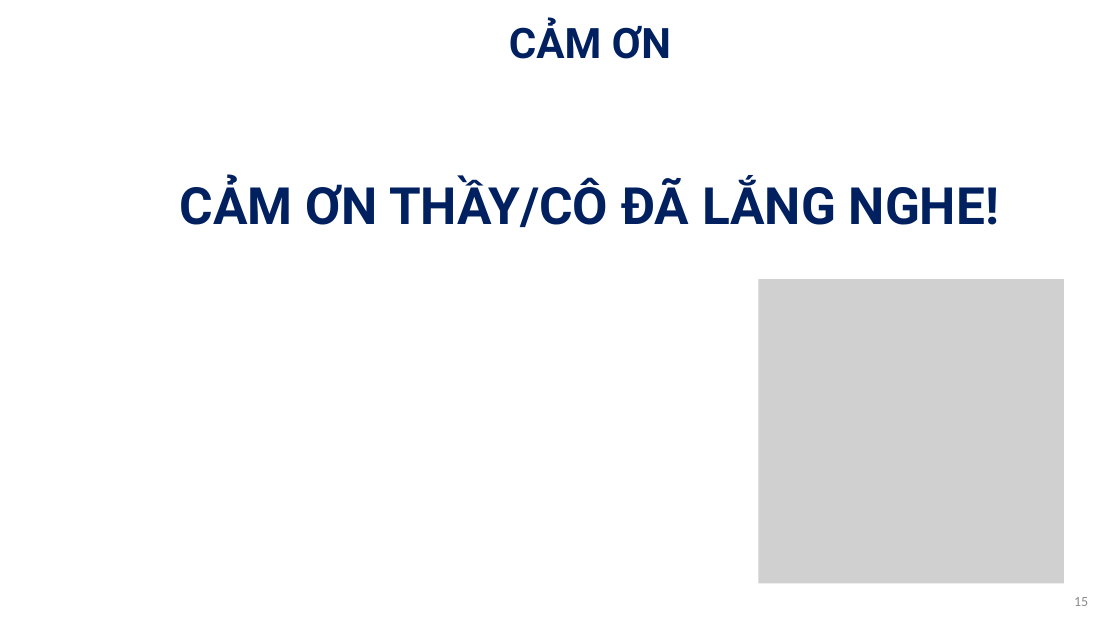
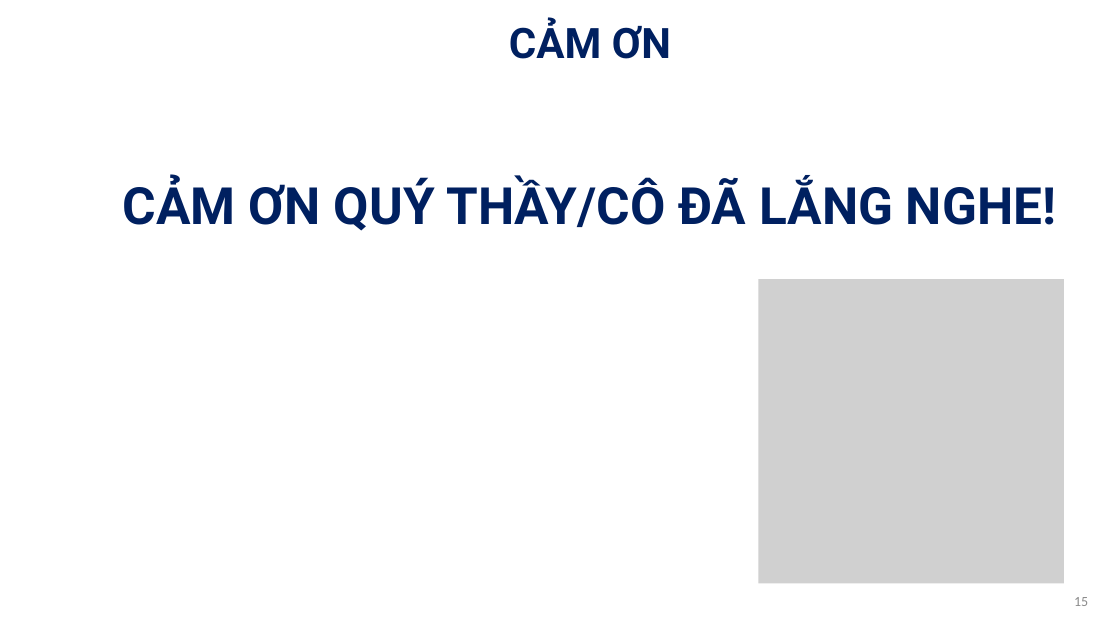
Before and after one commit to thhieu2904/tn-da22tta-110122221-nguyenthanhhieu-tvutour, a slide deck: slide 15 of docs/KhoaLuan-Slide.pptx. Drawn at 1120x630 pixels with LibreOffice and Linux fonts; fonts in the diff are those of the drawing; grey boxes stand for pictures; background and template pictures are left out. Boxes give left, top, right and bottom in pixels: in the first picture for what was removed or moved away, otherwise in the second. Text is boxed around its words. In the diff, an @@ line names an element or a change of style, - is before the commit and + after.

```diff
--- a/docs/KhoaLuan-Slide.pptx
+++ b/docs/KhoaLuan-Slide.pptx
@@ text at [123, 177, 1056, 231]: text changed @@
-CẢM ƠN THẦY/CÔ ĐÃ LẮNG NGHE!
+CẢM ƠN QUÝ THẦY/CÔ ĐÃ LẮNG NGHE!
```
Also in this commit, not shown: 1 other slide changed, 2 other files.
